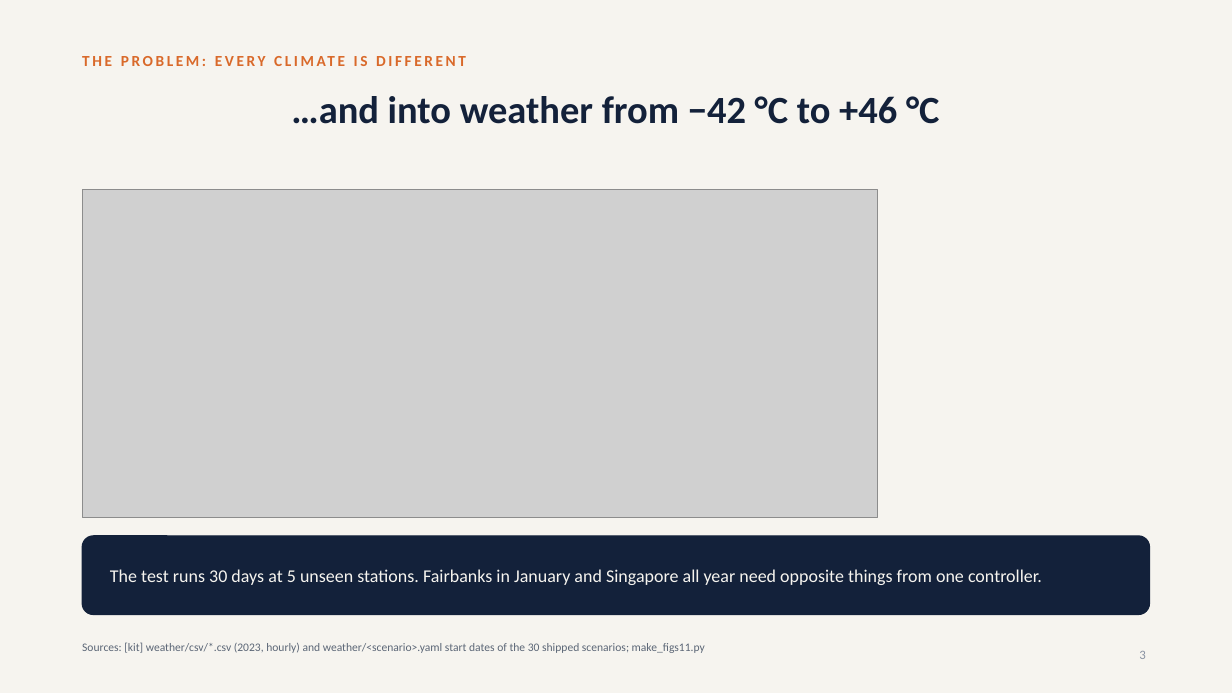
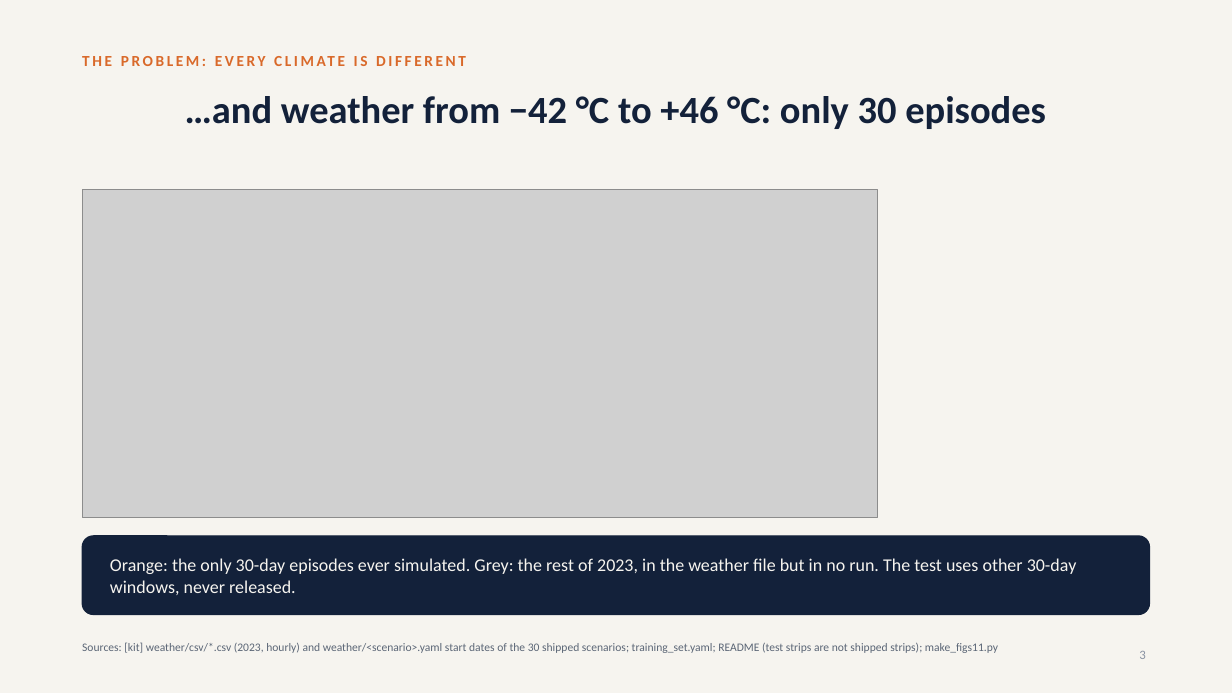
Before and after one commit to srivathsanb14/working-code, a slide deck: slide 3 of docs/One_Controller_for_Every_Building_meeting.pptx. Drawn at 1232x693 pixels with LibreOffice and Linux fonts; fonts in the diff are those of the drawing; grey boxes stand for pictures. Boxes give left, top, right and bottom in pixels: in the first picture for what was removed or moved away, otherwise in the second. Text is boxed around its words. In the diff, an @@ line names an element or a change of style, - is before the commit and + after.

```diff
--- a/docs/One_Controller_for_Every_Building_meeting.pptx
+++ b/docs/One_Controller_for_Every_Building_meeting.pptx
@@ title at [185,96,1046,129]: text changed @@
-…and into weather from −42 °C to +46 °C
+…and weather from −42 °C to +46 °C: only 30 episodes
@@ text at [110,558,1077,595]: text changed @@
-The test runs 30 days at 5 unseen stations. Fairbanks in January and Singapore all year need opposite things from one controller.
+Orange: the only 30-day episodes ever simulated. Grey: the rest of 2023, in the weather file but in no run. The test uses other 30-day windows, never released.
@@ text at [82,642,998,653]: text changed @@
-Sources: [kit] weather/csv/*.csv (2023, hourly) and weather/<scenario>.yaml start dates of the 30 shipped scenarios; make_figs11.py
+Sources: [kit] weather/csv/*.csv (2023, hourly) and weather/<scenario>.yaml start dates of the 30 shipped scenarios; training_set.yaml; README (test strips are not shipped strips); make_figs11.py
```
Also in this commit, not shown: 1 other slide changed, 2 other files.
